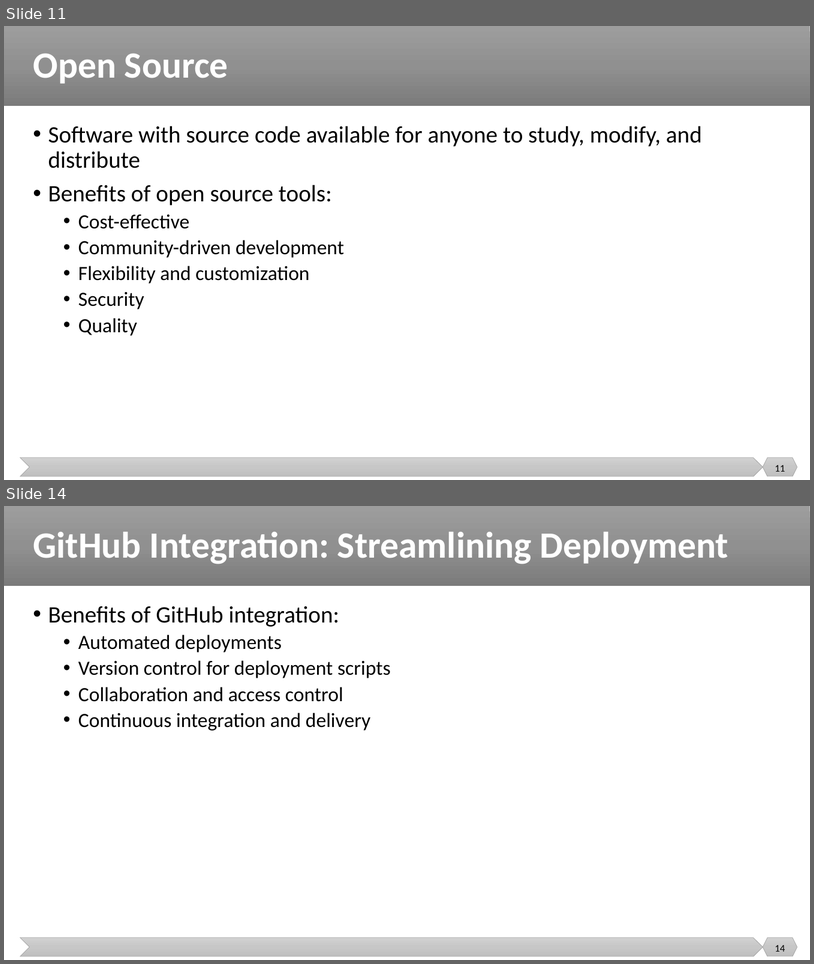
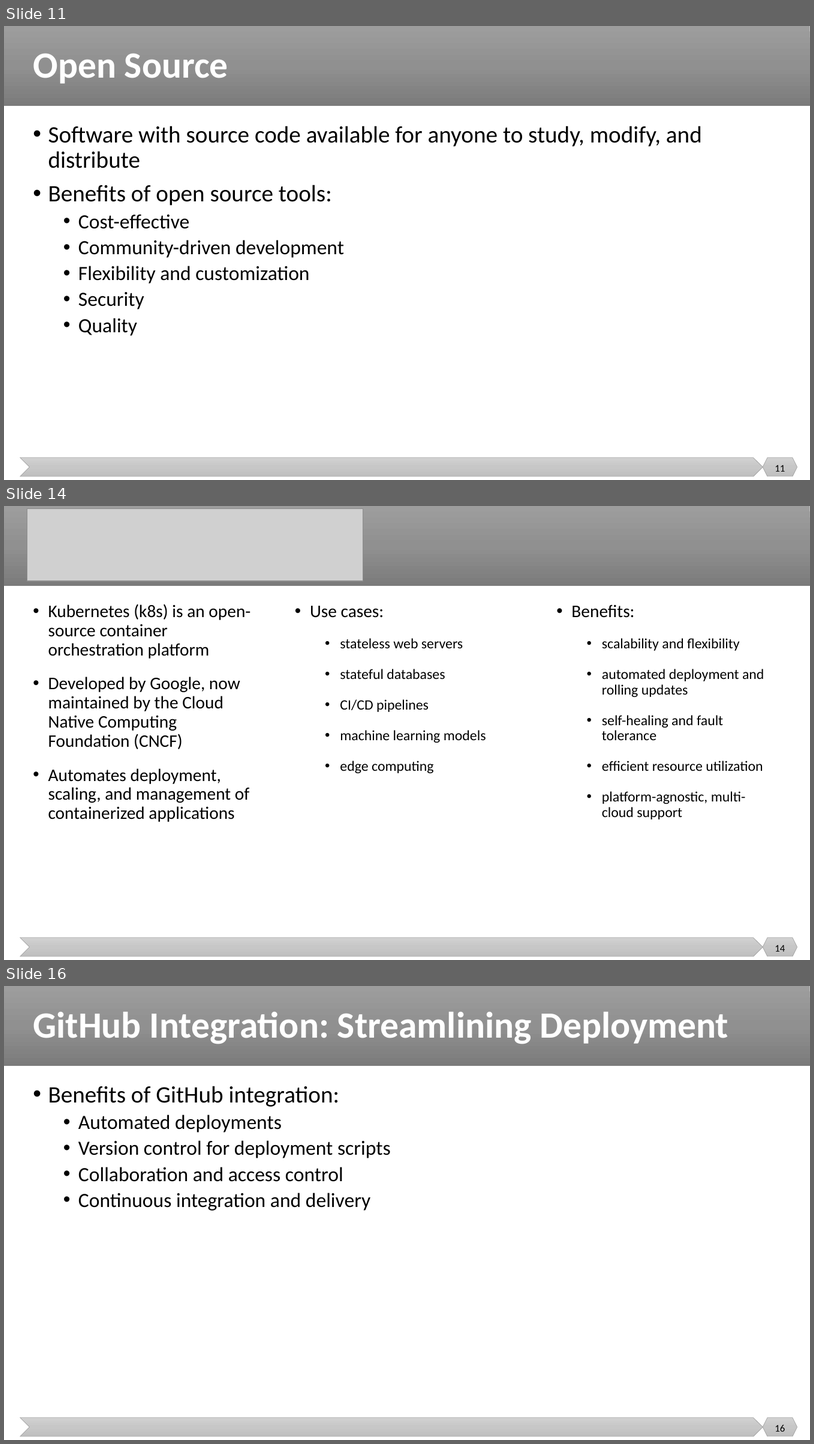
Before and after one commit to malenezi/malenezi, a slide deck: SE499/Lectures/7/Deployment.pptx. Shown one above the other, each under a label of ours: slides 11 and 14 before the commit, slides 11, 14 and 16 after it; the slides between them are not shown. The pictures are 814x964 and 814x1444 pixels, drawn with LibreOffice and Linux fonts; fonts in the diff are those of the drawing; grey boxes stand for pictures. Boxes give left, top, right and bottom in pixels: in the first picture for what was removed or moved away, otherwise in the second. Text is boxed around its words. In the diff, an @@ line names an element or a change of style, - is before the commit and + after.

```diff
--- a/SE499/Lectures/7/Deployment.pptx
+++ b/SE499/Lectures/7/Deployment.pptx
@@ slide 14 added at (4, 506, 810, 960), background #FFFFFF; not listed: 3 template elements that a slide beside it also shows @@
@@ picture added at (27, 508, 363, 581) @@
@@ text added at (48, 604, 251, 822), 21 pt, text #000000 @@
+• Kubernetes (k8s) is an open-source container orchestration platform
+• Developed by Google, now maintained by the Cloud Native Computing Foundation (CNCF)
+• Automates deployment, scaling, and management of containerized applications
@@ text added at (310, 606, 486, 773), 17 pt, text #000000 @@
+• Use cases:
+  • stateless web servers
+  • stateful databases
+  • CI/CD pipelines
+  • machine learning models
+  • edge computing
@@ text added at (572, 604, 764, 819), 17 pt, text #000000 @@
+• Benefits:
+  • scalability and flexibility
+  • automated deployment and rolling updates
+  • self-healing and fault tolerance
+  • efficient resource utilization
+  • platform-agnostic, multi-cloud support
@@ page number added at (775, 945, 785, 951), 12 pt, text #000000 @@
+14
@@ what was slide 14 is now slide 16 @@
@@ page number at (775, 1424, 785, 1431): text changed @@
-14
+16
```
Also in this commit, not shown: 2 slides changed, 1 other slide added.
